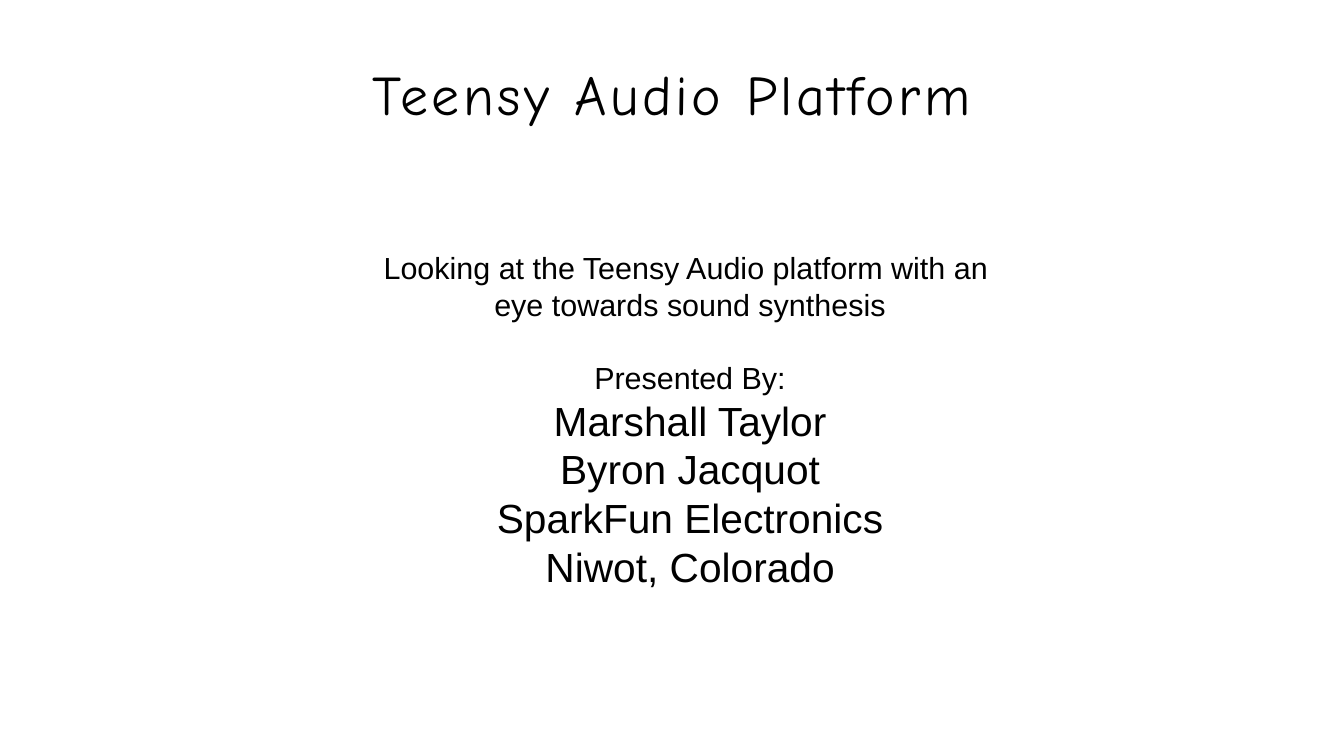
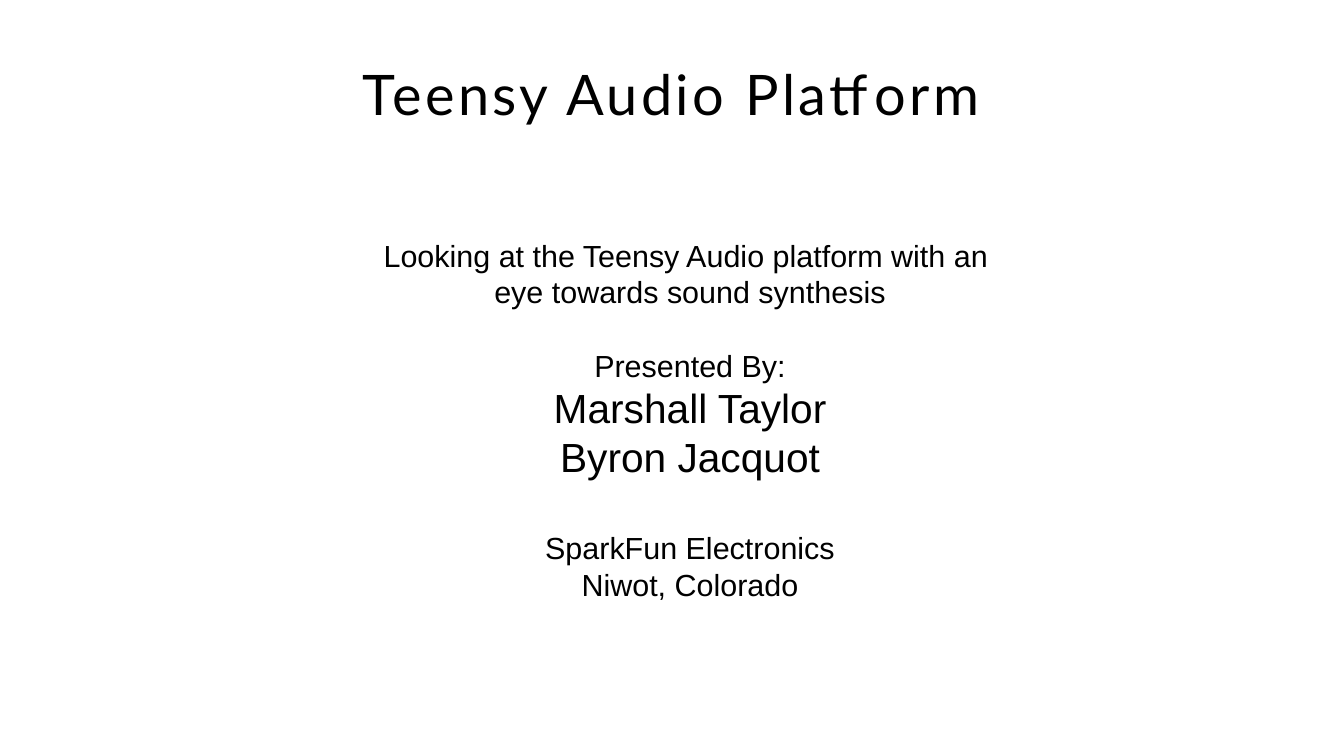
Before and after one commit to Jacquot-SFE/Teensy-synth-platform, a slide deck: slide 1 of presentation/slides/teensy-synthesis.odp. Drawn at 1344x755 pixels with LibreOffice and Linux fonts; fonts in the diff are those of the drawing; background and template pictures are left out. Boxes give left, top, right and bottom in pixels: in the first picture for what was removed or moved away, otherwise in the second. Text is boxed around its words. In the diff, an @@ line names an element or a change of style, - is before the commit and + after.

```diff
--- a/presentation/slides/teensy-synthesis.odp
+++ b/presentation/slides/teensy-synthesis.odp
@@ title "Teensy Audio Platform" at <box>363,73,724,125</box>: font Comic Neue to Lato @@
@@ subtitle at <box>545,537,835,600</box>: size 24 to 18 pt in "SparkFun Electronics", "Niwot, Colorado" @@
```
Also in this commit, not shown: 27 other slides changed, 1 slide added, 11 other files.
